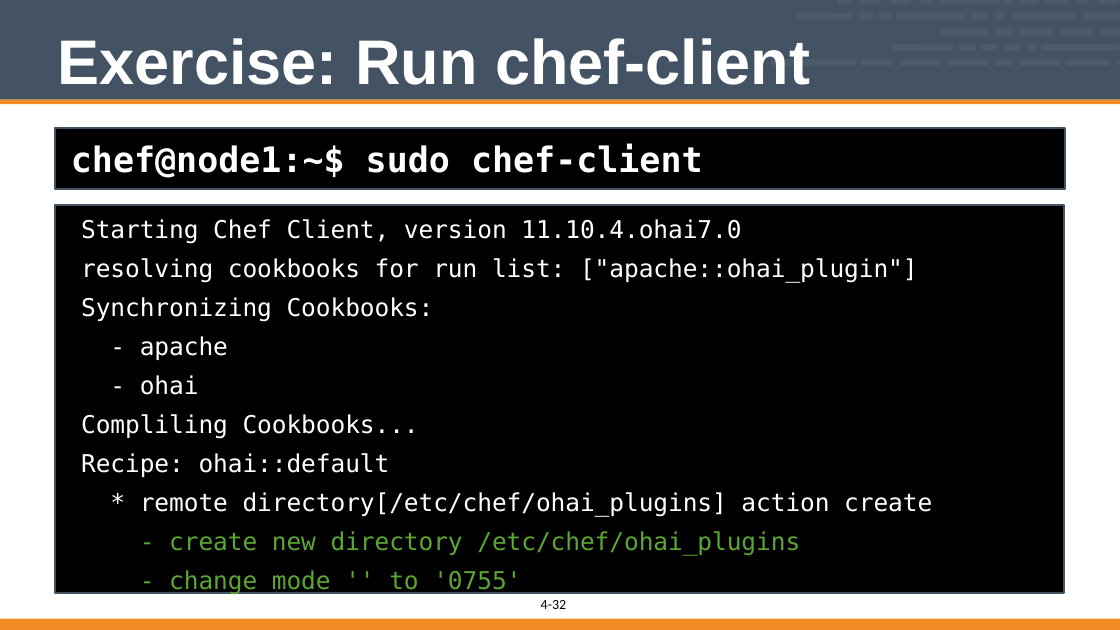
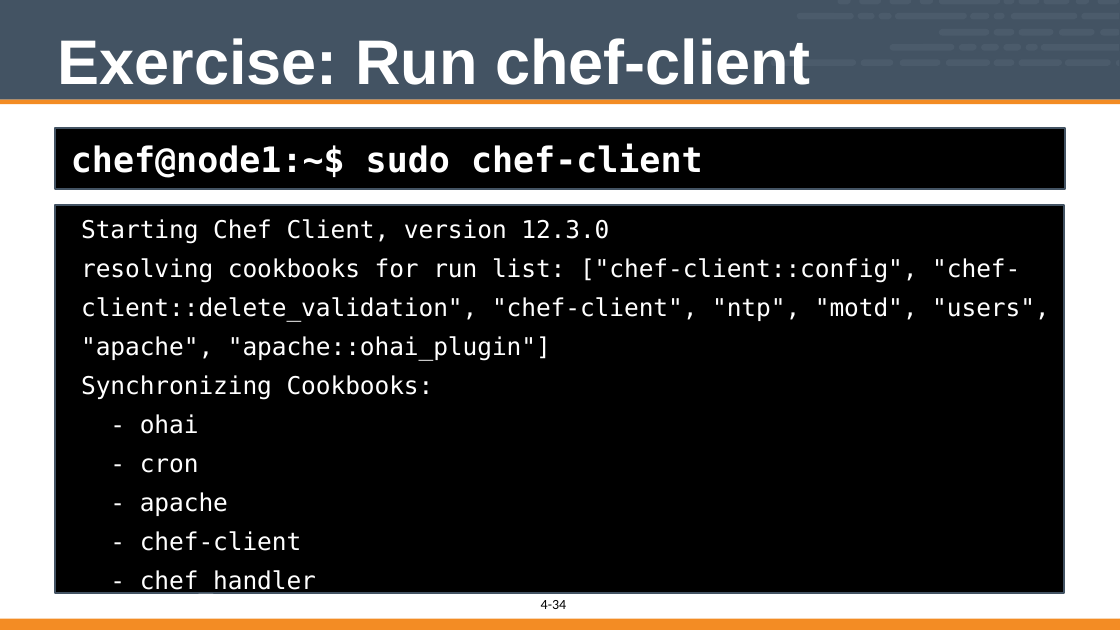
Before and after one commit to vinyar/chef-intermediate, a slide deck: slide 34 of Modules/04-writing_ohai_plugins.pptx (slide 32 before the commit). Drawn at 1120x630 pixels with LibreOffice and Linux fonts; fonts in the diff are those of the drawing. Boxes give left, top, right and bottom in pixels: in the first picture for what was removed or moved away, otherwise in the second. Text is boxed around its words. In the diff, an @@ line names an element or a change of style, - is before the commit and + after.

Commit message:
Fixes for Ohai (module 04)
* Fixed typo in the base server role specification of the chef-client::config recipe. The quote was in the wrong location
* Added a new slide that talks about what a Mash.
* Added a new slide to upload the web role
* Fixed the source in the refactored modules source on the first slide
* Fixed the source in the refactored modules source on the second slide

```diff
--- a/Modules/04-writing_ohai_plugins.pptx
+++ b/Modules/04-writing_ohai_plugins.pptx
@@ text in rectangle at [81,219,1049,361]: text changed @@
-Starting Chef Client, version 11.10.4.ohai7.0
-resolving cookbooks for run list: ["apache::ohai_plugin"]
+Starting Chef Client, version 12.3.0
+resolving cookbooks for run list: ["chef-client::config", "chef-client::delete_validation", "chef-client", "ntp", "motd", "users", "apache", "apache::ohai_plugin"]
@@ text in rectangle at [140,414,199,473]: paragraphs added @@
+- ohai
+- cron
@@ text in rectangle at [140,531,316,595]: text changed @@
-- ohai
-Compliling Cookbooks...
-Recipe: ohai::default
-* remote directory[/etc/chef/ohai_plugins] action create
-- create new directory /etc/chef/ohai_plugins
-- change mode '' to '0755'
+- chef-client
+- chef_handler
@@ page number at [552,600,566,609]: text changed @@
-32
+34
```
Also in this commit, not shown: 4 other slides changed, 2 slides added.
